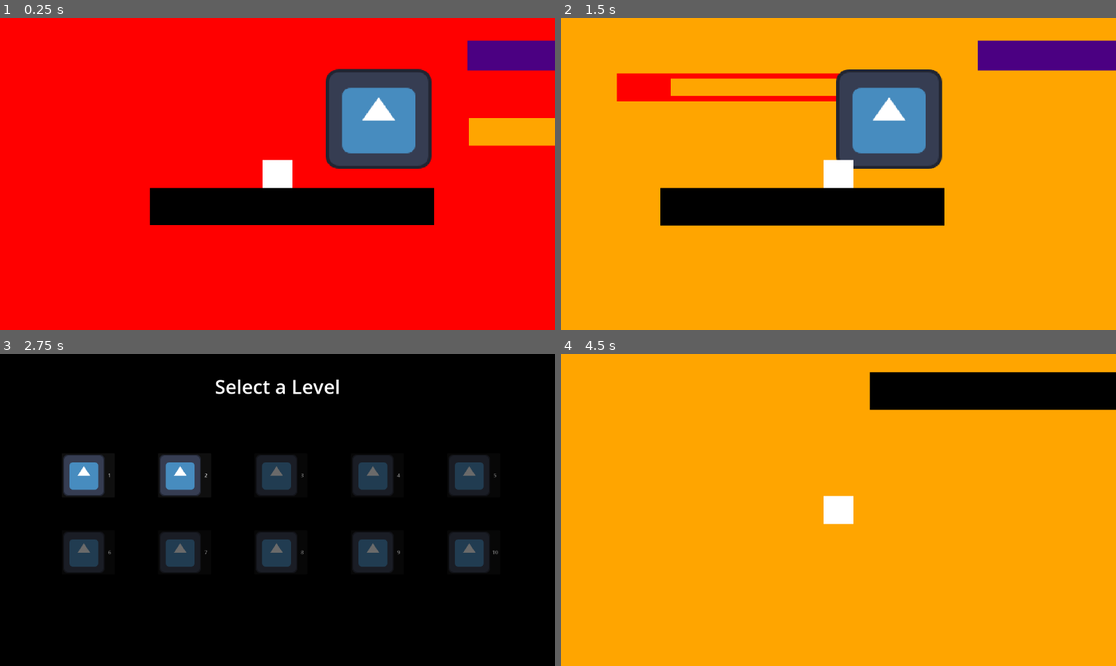
Above: before the commit, frames 1-4 (two rows, left to right).
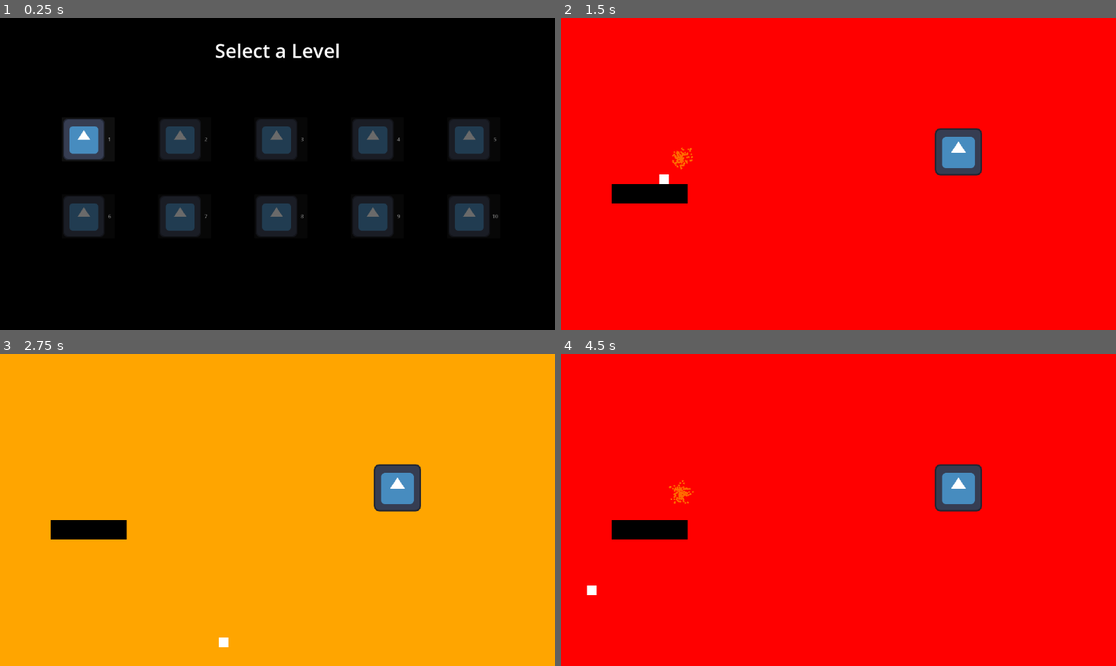
Above: after the commit, the same moments.

Repository: jhuynh314/color-hopper
Game: Godot game, scene res://LevelSelectMenu/level_select.tscn
Two runs of this game, one before a commit and one after it. Both use one fixed random seed, a clock stepped at 60 frames per second and the inputs below. Before the commit the project starts from res://Levels/game.tscn. The engine's default icon, where the game draws it, is replaced by a stand-in: a white triangle on a blue panel in a dark square.
Inputs (mouse positions are in pixels of both pictures, inside the frame that each line leads up to):
- Up to frame 1 (0.25 s): no input
- Up to frame 2 (1.5 s): click (649, 139) at 0.5 s, where only the run after the commit has a clickable "1"; tap Enter at 1.25 s; move the mouse to (960, 158) at 1.27 s; hold D (right) from 1.28 s (still down); click (960, 158) at 1.35 s
- Up to frame 3 (2.75 s): keep holding D (right); tap Space (jump) at 1.52, 2.27 s; move the mouse to (166, 525) at 2.02 s; click (166, 525) at 2.1 s
- Up to frame 4 (4.5 s): release D (right) at 2.75 s; click (649, 475) at 2.75 s, where only the run before the commit has a clickable "1"; move the mouse to (894, 441) at 3.52 s; hold A (left) 3.53-4.28 s; click (894, 441) at 3.6 s; move the mouse to (810, 572) at 4.27 s; hold D (right) from 4.28 s (still down); click (810, 572) at 4.35 s

The runs differ from the first frame. In frame 1, 96% of the frame differs, in the area x 0-100%, y 0-100%; in frame 2, 98%; in frame 3, 99%; in frame 4, 100%.

Commit message:
feat: add collecting color powers

Diff:
--- a/Background/background.gd
+++ b/Background/background.gd
@@ -7,11 +7,17 @@
 func _ready() -> void:
 	changeColor(myColor)
 
+	#Connect Color powers to background
+	var powerNodes = get_tree().get_nodes_in_group("Color Powers")
+	for powerNode in powerNodes:
+		powerNode.connect("addColor", addColor)
+
 func _process(_delta: float) -> void:
 	if Input.is_action_just_pressed("changeColor"):
-		currentColorIndex = (currentColorIndex + 1)%colorsToChangeTo.size()
-		changeColor(colorsToChangeTo[currentColorIndex])
-		updateObjects(colorsToChangeTo[currentColorIndex])
+		if colorsToChangeTo.size() > 0:
+			currentColorIndex = (currentColorIndex + 1)%colorsToChangeTo.size()
+			changeColor(colorsToChangeTo[currentColorIndex])
+			updateObjects(colorsToChangeTo[currentColorIndex])
 
 
 func changeColor(color: GlobalVariables.MainColors) -> void:
@@ -20,3 +26,6 @@
 func updateObjects(color: GlobalVariables.MainColors) -> void:
 	for block in get_tree().get_nodes_in_group("Blocks"):
 		block.updateWithBackgroundColor(color)
+
+func addColor(color: GlobalVariables.MainColors):
+	colorsToChangeTo.append(color)
--- a/Background/background.tscn
+++ b/Background/background.tscn
@@ -4,6 +4,8 @@
 [ext_resource type="Script" uid="uid://bfajtjhafxnc4" path="res://Background/background.gd" id="1_jdlmo"]
 
 [node name="Background" type="Node2D" unique_id=1074621605]
+modulate = Color(0, 0, 0, 1)
+scale = Vector2(21.846153, 16.421053)
 script = ExtResource("1_jdlmo")
 colorsToChangeTo = Array[int]([0, 1, 4])
 
--- /dev/null
+++ b/Background/game_area.tscn
@@ -0,0 +1,29 @@
+[gd_scene format=3 uid="uid://bgpl4q3iintul"]
+
+[ext_resource type="PackedScene" uid="uid://ds05h0dfkh10j" path="res://Obstacles/block.tscn" id="2_o0i1k"]
+[ext_resource type="PackedScene" uid="uid://da0f6jkfvx6ot" path="res://Background/kill_zone.tscn" id="3_a0qvo"]
+
+[node name="GameArea" type="Node2D" unique_id=642274818]
+
+[node name="Camera2D" type="Camera2D" parent="." unique_id=226645098]
+metadata/_edit_lock_ = true
+
+[node name="Boarder Left" parent="." unique_id=1830325737 instance=ExtResource("2_o0i1k")]
+position = Vector2(-581.5053, 5.2278285)
+rotation = 1.5707964
+scale = Vector2(40, 1.358)
+myColor = 0
+
+[node name="Boarder Top" parent="." unique_id=1136662599 instance=ExtResource("2_o0i1k")]
+position = Vector2(-11.832154, -353.40167)
+scale = Vector2(66.967445, 1.3577797)
+myColor = 0
+
+[node name="Boarder Right" parent="." unique_id=2104704275 instance=ExtResource("2_o0i1k")]
+position = Vector2(582.43164, 1.045569)
+rotation = 1.5707964
+scale = Vector2(44.013226, 1.3577797)
+myColor = 0
+
+[node name="KillZone" parent="." unique_id=2092283667 instance=ExtResource("3_a0qvo")]
+position = Vector2(0, 452.73053)
--- /dev/null
+++ b/Background/kill_zone.gd
@@ -0,0 +1,7 @@
+extends Area2D
+
+
+
+func _on_body_entered(_body: Node2D) -> void:
+	get_tree().reload_current_scene()
+	pass # Replace with function body.
--- /dev/null
+++ b/Background/kill_zone.tscn
@@ -0,0 +1,13 @@
+[gd_scene format=3 uid="uid://da0f6jkfvx6ot"]
+
+[ext_resource type="Script" uid="uid://cu7ivkg0e7603" path="res://Background/kill_zone.gd" id="1_bgh6b"]
+
+[sub_resource type="WorldBoundaryShape2D" id="WorldBoundaryShape2D_vgrj7"]
+
+[node name="KillZone" type="Area2D" unique_id=2092283667]
+script = ExtResource("1_bgh6b")
+
+[node name="CollisionShape2D" type="CollisionShape2D" parent="." unique_id=1605146361]
+shape = SubResource("WorldBoundaryShape2D_vgrj7")
+
+[connection signal="body_entered" from="." to="." method="_on_body_entered"]
--- a/Levels/game.tscn
+++ b/Levels/game.tscn
@@ -1,59 +1,25 @@
 [gd_scene format=3 uid="uid://cg23iy3387oax"]
 
+[ext_resource type="PackedScene" uid="uid://bgpl4q3iintul" path="res://Background/game_area.tscn" id="1_5ubxa"]
 [ext_resource type="PackedScene" uid="uid://ds05h0dfkh10j" path="res://Obstacles/block.tscn" id="1_uxjsv"]
 [ext_resource type="PackedScene" uid="uid://drj0qsu6sxy7b" path="res://Player/player.tscn" id="2_6isyr"]
-[ext_resource type="PackedScene" uid="uid://biu8rq0dk0kwj" path="res://Background/background.tscn" id="3_6isyr"]
 [ext_resource type="PackedScene" uid="uid://j82eso8di2j7" path="res://Obstacles/win_area.tscn" id="5_jycte"]
-[ext_resource type="PackedScene" uid="uid://b0jqdh0iuq3ye" path="res://Obstacles/hollowBlock.tscn" id="5_uda3f"]
 
 [node name="Game" type="Node2D" unique_id=578359100]
 scale = Vector2(1.0141927, 0.9564188)
 
-[node name="Background" parent="." unique_id=1074621605 instance=ExtResource("3_6isyr")]
-modulate = Color(0, 0, 0, 1)
-position = Vector2(517.65314, 224.79692)
-scale = Vector2(21.376667, 17.974691)
-colorsToChangeTo = Array[int]([1, 6, 2])
-metadata/_edit_lock_ = true
+[node name="GameArea" parent="." unique_id=642274818 instance=ExtResource("1_5ubxa")]
 
 [node name="Player" parent="." unique_id=450061752 instance=ExtResource("2_6isyr")]
-position = Vector2(142, 31)
+position = Vector2(-452.57672, -66.91629)
 
 [node name="Blocks" type="Node2D" parent="." unique_id=638327735]
 
-[node name="Block" parent="Blocks" unique_id=1830325737 instance=ExtResource("1_uxjsv")]
-position = Vector2(152.00003, 77.000015)
-scale = Vector2(9.7790985, 1.3577799)
+[node name="Block" parent="Blocks" unique_id=30386226 instance=ExtResource("1_uxjsv")]
+position = Vector2(-448.6327, 73.1897)
+scale = Vector2(8, 2)
 myColor = 0
 
-[node name="Block2" parent="Blocks" unique_id=945510891 instance=ExtResource("1_uxjsv")]
-modulate = Color(1, 0.647, 0, 1)
-position = Vector2(371.72424, 23.002476)
-scale = Vector2(10, 1)
-myColor = 2
-
-[node name="Block3" parent="Blocks" unique_id=2041001447 instance=ExtResource("1_uxjsv")]
-modulate = Color(0.294, 0, 0.51, 1)
-position = Vector2(370.73825, -32.41258)
-scale = Vector2(10, 1.086)
-myColor = 6
-
-[node name="Block4" parent="Blocks" unique_id=124016676 instance=ExtResource("1_uxjsv")]
-modulate = Color(1, 0.647, 0, 1)
-position = Vector2(371.7242, -87.82762)
-scale = Vector2(10, 1)
-myColor = 2
-
-[node name="Block5" parent="Blocks" unique_id=1572732011 instance=ExtResource("1_uxjsv")]
-modulate = Color(0.294, 0, 0.51, 1)
-position = Vector2(370.73825, -151.60722)
-scale = Vector2(10, 1.086)
-myColor = 6
-
-[node name="HollowBlock" parent="Blocks" unique_id=815773050 instance=ExtResource("5_uda3f")]
-position = Vector2(125.22276, -9.410103)
-scale = Vector2(5, 0.5)
-
 [node name="WinArea" parent="." unique_id=726625097 instance=ExtResource("5_jycte")]
-position = Vector2(211.00526, 13.592361)
+position = Vector2(-113.390686, 184.01979)
 scale = Vector2(3.6718051, 3.6718051)
--- /dev/null
+++ b/Levels/level_1.tscn
@@ -0,0 +1,35 @@
+[gd_scene format=3 uid="uid://bwsewmio7ir04"]
+
+[ext_resource type="PackedScene" uid="uid://bgpl4q3iintul" path="res://Background/game_area.tscn" id="1_rf6l5"]
+[ext_resource type="PackedScene" uid="uid://biu8rq0dk0kwj" path="res://Background/background.tscn" id="2_rfktq"]
+[ext_resource type="PackedScene" uid="uid://drj0qsu6sxy7b" path="res://Player/player.tscn" id="2_syshm"]
+[ext_resource type="PackedScene" uid="uid://j82eso8di2j7" path="res://Obstacles/win_area.tscn" id="3_rfktq"]
+[ext_resource type="PackedScene" uid="uid://ds05h0dfkh10j" path="res://Obstacles/block.tscn" id="4_0urlm"]
+[ext_resource type="PackedScene" uid="uid://dk1sni1ao3nqh" path="res://Obstacles/color_power.tscn" id="6_rfktq"]
+
+[node name="Level1" type="Node2D" unique_id=268247461]
+
+[node name="GameArea" parent="." unique_id=642274818 instance=ExtResource("1_rf6l5")]
+metadata/_edit_lock_ = true
+
+[node name="Background" parent="." unique_id=1074621605 instance=ExtResource("2_rfktq")]
+colorsToChangeTo = Array[int]([])
+
+[node name="Player" parent="." unique_id=450061752 instance=ExtResource("2_syshm")]
+position = Vector2(-402, -69)
+metadata/_edit_lock_ = true
+
+[node name="WinArea" parent="." unique_id=726625097 instance=ExtResource("3_rfktq")]
+position = Vector2(249, -46)
+scale = Vector2(5, 5)
+metadata/_edit_lock_ = true
+
+[node name="Block" parent="." unique_id=1830325737 instance=ExtResource("4_0urlm")]
+position = Vector2(-392, 41)
+scale = Vector2(8, 2)
+myColor = 0
+
+[node name="ColorPower" parent="." unique_id=1076691979 instance=ExtResource("6_rfktq")]
+modulate = Color(1, 0.647, 0, 1)
+position = Vector2(-327, -25)
+myColor = 2
--- /dev/null
+++ b/Obstacles/color_power.gd
@@ -0,0 +1,13 @@
+extends Area2D
+
+@export var myColor: GlobalVariables.MainColors = GlobalVariables.MainColors.BLACK
+signal addColor(color: GlobalVariables.MainColors)
+
+func _ready() -> void:
+	$CPUParticles2D.color = GlobalVariables.colorToColorDictionary[myColor]
+
+
+func _on_body_entered(_body: Node2D) -> void:
+	# Emit signal for background to update and then remove color power
+	emit_signal("addColor", myColor)
+	queue_free()
--- /dev/null
+++ b/Obstacles/color_power.tscn
@@ -0,0 +1,29 @@
+[gd_scene format=3 uid="uid://dk1sni1ao3nqh"]
+
+[ext_resource type="Script" uid="uid://cutbaf6q5djlt" path="res://Obstacles/color_power.gd" id="1_5y8hx"]
+
+[sub_resource type="CircleShape2D" id="CircleShape2D_css0x"]
+
+[node name="ColorPower" type="Area2D" unique_id=1076691979 groups=["Color Powers"]]
+scale = Vector2(2, 2)
+script = ExtResource("1_5y8hx")
+
+[node name="CollisionShape2D" type="CollisionShape2D" parent="." unique_id=1912435133]
+shape = SubResource("CircleShape2D_css0x")
+
+[node name="CPUParticles2D" type="CPUParticles2D" parent="." unique_id=2066178683]
+amount = 100
+lifetime = 1.5
+preprocess = 1.5
+randomness = 1.0
+emission_shape = 1
+emission_sphere_radius = 10.0
+direction = Vector2(0, -1)
+gravity = Vector2(0, -6)
+initial_velocity_min = 5.0
+initial_velocity_max = 5.0
+angular_velocity_max = 302.77
+scale_amount_min = 3.0
+scale_amount_max = 4.0
+
+[connection signal="body_entered" from="." to="." method="_on_body_entered"]
--- a/Obstacles/win_area.gd
+++ b/Obstacles/win_area.gd
@@ -7,7 +7,7 @@
 	print("You win")
 	GlobalVariables.levelsCompletedDictionary[currentLevel] = true
 	GlobalVariables.levelsUnlockedDictionary[(currentLevel+1) % 10] = true
-	Engine.time_scale = 0.5
+	Engine.time_scale = 0.1
 	$Timer.start()
 
 
--- a/Obstacles/win_area.tscn
+++ b/Obstacles/win_area.tscn
@@ -16,7 +16,7 @@
 shape = SubResource("RectangleShape2D_321ih")
 
 [node name="Timer" type="Timer" parent="." unique_id=1157936914]
-wait_time = 0.5
+wait_time = 0.1
 one_shot = true
 
 [connection signal="body_entered" from="." to="." method="_on_body_entered"]
--- a/Player/global.gd
+++ b/Player/global.gd
@@ -50,5 +50,5 @@
 }
 
 var levelToSceneDictionary: Dictionary = {
-	1: "res://Levels/game.tscn"
+	1: "res://Levels/level_1.tscn"
 }
--- a/Player/player.tscn
+++ b/Player/player.tscn
@@ -16,6 +16,3 @@
 [node name="Sprite2D" type="Sprite2D" parent="." unique_id=412307936]
 scale = Vector2(5.0362515, 4.996249)
 texture = ExtResource("2_4ntmi")
-
-[node name="Camera2D" type="Camera2D" parent="." unique_id=34609765]
-zoom = Vector2(3, 3)
--- a/project.godot
+++ b/project.godot
@@ -11,7 +11,7 @@
 [application]
 
 config/name="Color hopper"
-run/main_scene="uid://cg23iy3387oax"
+run/main_scene="uid://bot5kpw8b3p8i"
 config/features=PackedStringArray("4.6", "Forward Plus")
 config/icon="res://icon.svg"
 
Not shown, added: Background/kill_zone.gd.uid
Not shown, added: Obstacles/color_power.gd.uid
